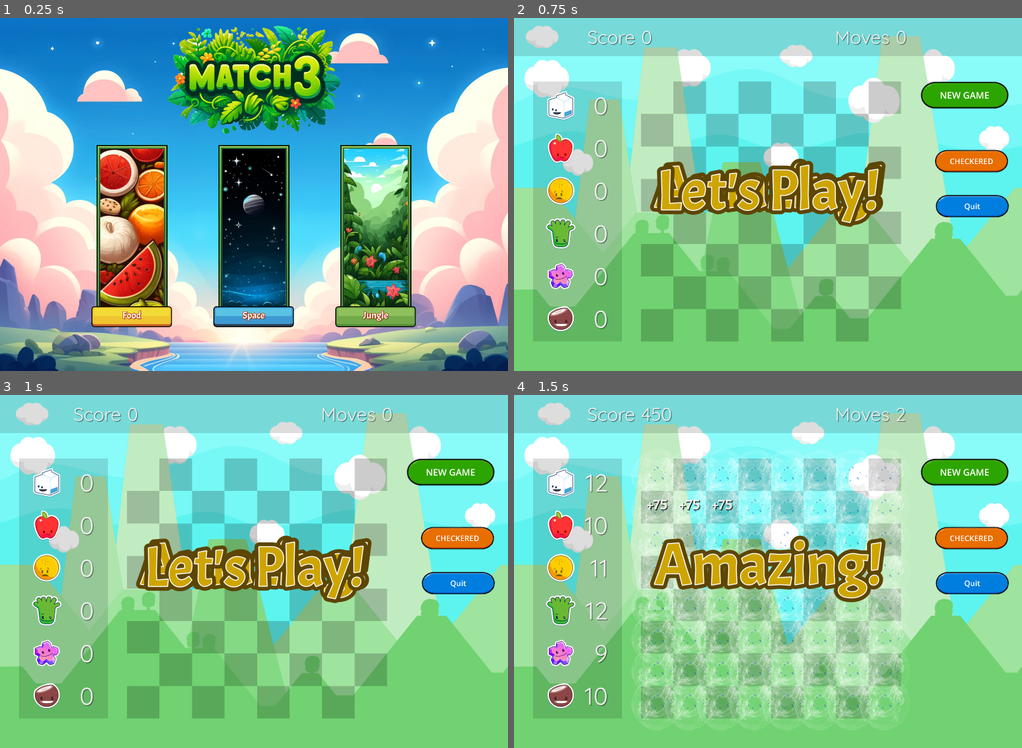
Above: before the commit, frames 1-4 (two rows, left to right).
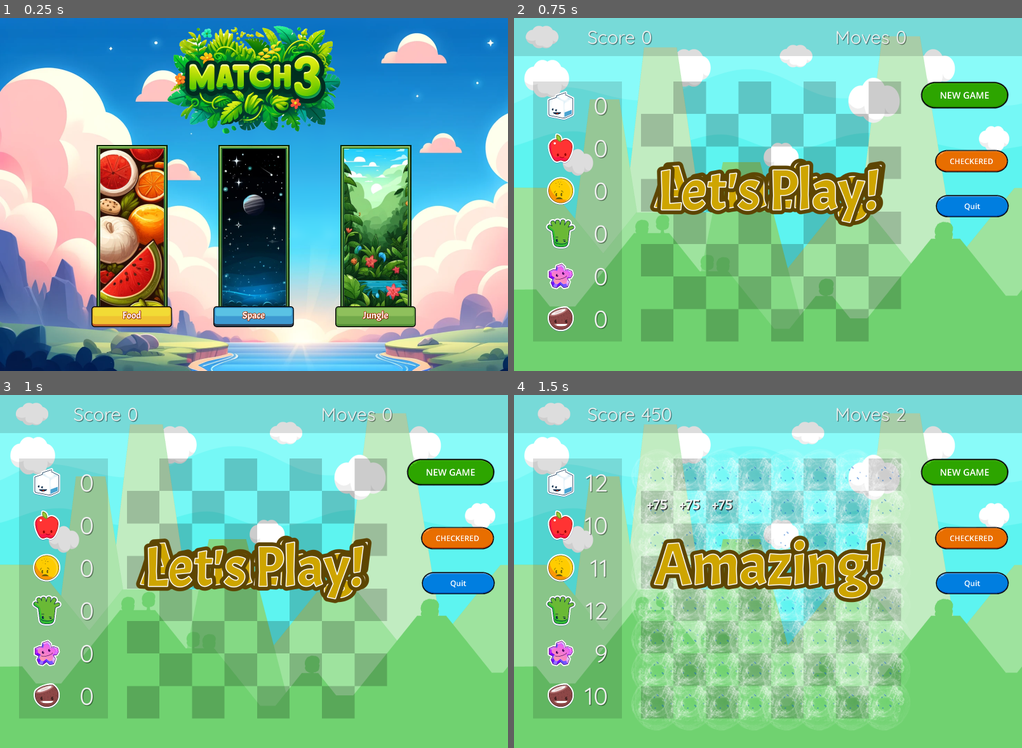
Above: after the commit, the same moments.

Repository: gitbrent/godot-match-3
Game: Godot game, scene res://main.tscn
Two runs of this game, one before a commit and one after it. Both use one fixed random seed, a clock stepped at 60 frames per second and the inputs below.
Inputs (mouse positions are in pixels of both pictures, inside the frame that each line leads up to):
- Up to frame 1 (0.25 s): no input
- Up to frame 2 (0.75 s): click (646, 229) at 0.52 s
- Up to frame 3 (1 s): no input
- Up to frame 4 (1.5 s): click "NEW GAME" at 1.25 s

The runs differ from the first frame. In frame 1, 38% of the frame differs, in the area x 0-100%, y 4-100%; in frame 2, nothing differs; in frame 3, nothing differs; in frame 4, nothing differs.

Commit message:
WIP

Diff:
--- a/game_boards/board_space/game_space.tscn
+++ b/game_boards/board_space/game_space.tscn
@@ -451,10 +451,10 @@
 [node name="ContDebugBtns" type="Control" parent="."]
 layout_mode = 3
 anchors_preset = 0
-offset_left = 1653.0
-offset_top = 598.0
-offset_right = 1961.0
-offset_bottom = 998.0
+offset_left = 1655.0
+offset_top = 575.0
+offset_right = 1963.0
+offset_bottom = 935.0
 
 [node name="BtnDebug" type="TextureButton" parent="ContDebugBtns"]
 layout_mode = 0
@@ -520,7 +520,6 @@
 vertical_alignment = 1
 
 [node name="ContDebug" type="Control" parent="."]
-visible = false
 layout_mode = 3
 anchors_preset = 0
 offset_left = 1680.0
@@ -715,6 +714,7 @@
 shortcut_keys_enabled = false
 
 [node name="ContWinner" type="Control" parent="."]
+visible = false
 layout_mode = 3
 anchors_preset = 15
 anchor_right = 1.0
--- a/main.tscn
+++ b/main.tscn
@@ -36,8 +36,7 @@
 expand_mode = 2
 
 [node name="BackgroundNew" type="TextureRect" parent="."]
-offset_left = -230.0
-offset_right = 1562.0
+offset_right = 1792.0
 offset_bottom = 1024.0
 scale = Vector2(1.36, 1.36)
 texture = ExtResource("3_qynd5")
